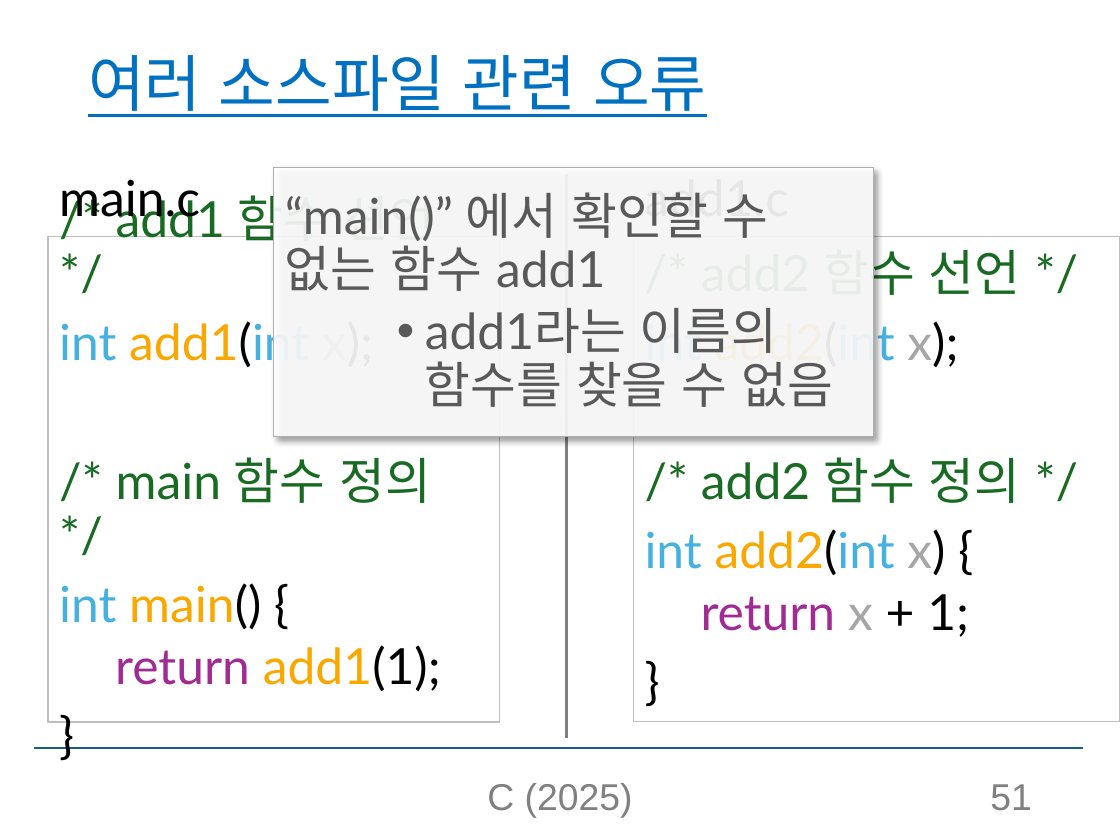
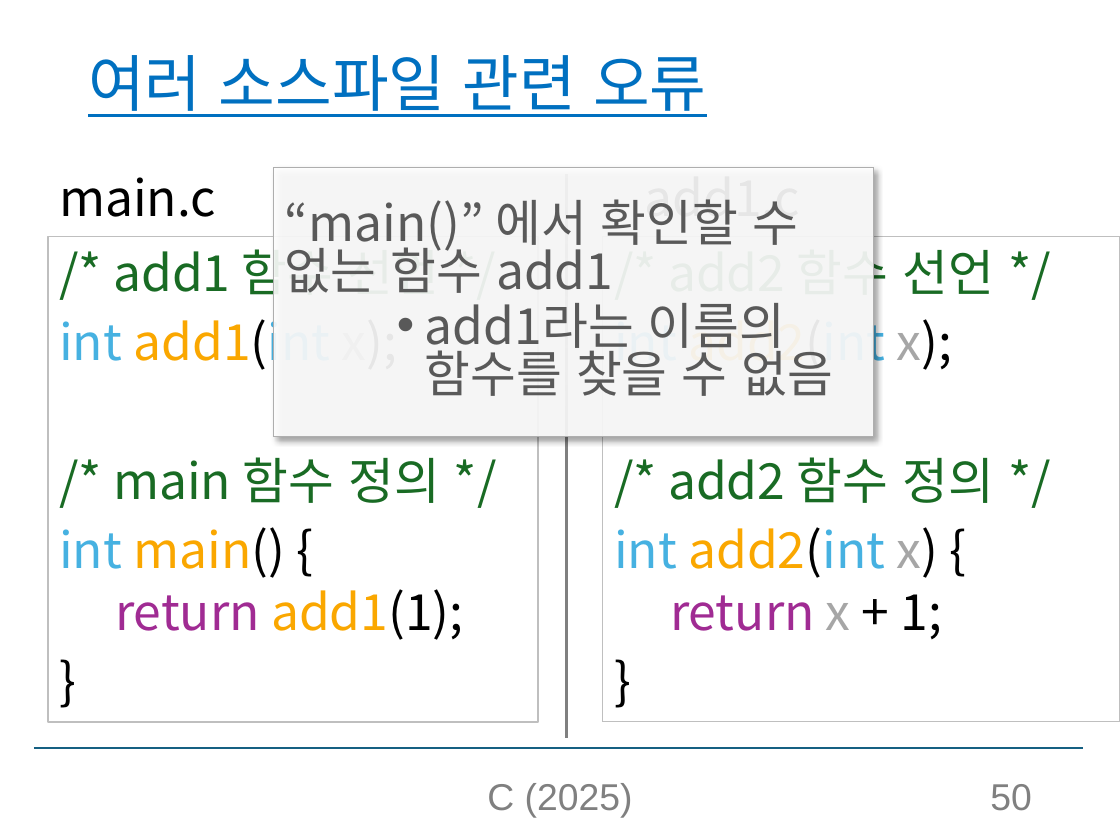
Before and after one commit to sunny1013/Computer-Programming-and-Practice-2025-1, a slide deck: slide 50 of C소개_실습제외.pptx (slide 51 before the commit). Drawn at 1120x840 pixels with LibreOffice and Linux fonts; fonts in the diff are those of the drawing. Boxes give left, top, right and bottom in pixels: in the first picture for what was removed or moved away, otherwise in the second. Text is boxed around its words. In the diff, an @@ line names an element or a change of style, - is before the commit and + after.

```diff
--- a/C소개_실습제외.pptx
+++ b/C소개_실습제외.pptx
@@ rectangle "“main()” 에서 확인할 수 없는 ..." at (x1=273, y1=168, x2=872, y2=437): font Lato to Noto Sans CJK KR; line spacing 0.9 to 0.8 @@
@@ font Lato to Noto Sans CJK KR in 4 elements at (x1=59, y1=177, x2=216, y2=217), (x1=644, y1=167, x2=800, y2=229), (x1=603, y1=236, x2=1120, y2=721), (x1=48, y1=236, x2=539, y2=721) @@
@@ text "/* add1 함수 선언 */" resized from (x1=48, y1=236, x2=500, y2=721) to (x1=48, y1=236, x2=539, y2=721) @@
@@ rectangle "/* add2 함수 선언 */" resized from (x1=633, y1=236, x2=1120, y2=721) to (x1=603, y1=236, x2=1120, y2=721) @@
@@ page number at (x1=990, y1=784, x2=1031, y2=811): text changed @@
-51
+50
```
Also in this commit, not shown: 104 other slides changed, 1 slide removed.
